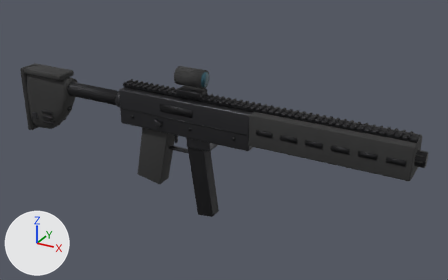
One commit to the glTF model SourceArt/Models/SM_HK416.glb: the scene before it, then after it.
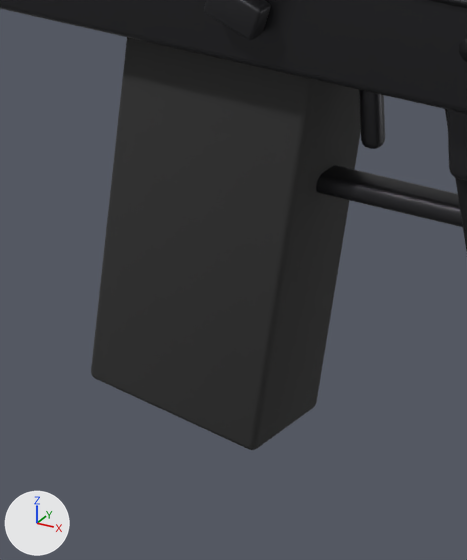
Each version appears first whole from a 50 mm lens placed at (0.62, -0.915, 0.428), pointed at (0.101, 0.029, -0.044), and next in a close-up on the part from 28% to 42% of the width and 44% to 71% of the height. The axes (+X, +Y, +Z) are drawn at lower left. The lights are the same throughout. The last two pictures show the newer version. Vertices at exactly the same position are counted once.

The first close-up shows 'SM_HK416'.
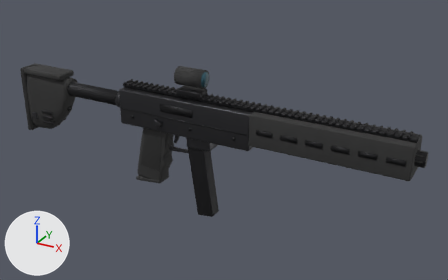
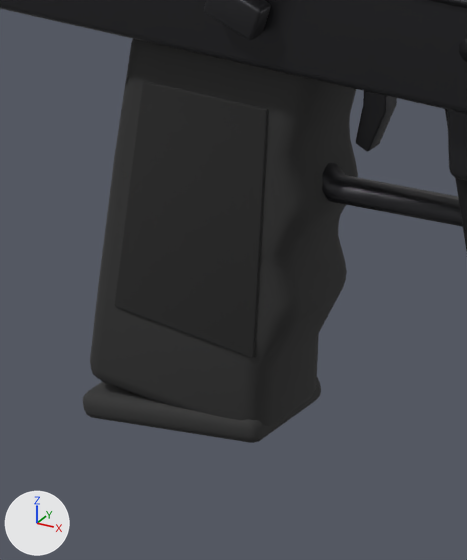
What differs and where, as boxes [x1, y1, x2, y2] in the close-ups (467 x 560 px; the box of a moved part takes in the faces that stretch with it):
'SM_HK416', reshaped
    before: [0, 0, 467, 450]
    after: [0, 0, 467, 443]
part 1 of me_sm_hk416, rebuilt (6% shorter)
    before: [91, 37, 361, 450]
    after: [90, 39, 358, 427]
part 2 of me_sm_hk416, added
    after: [83, 377, 321, 443]
part 3 of me_sm_hk416, added (black)
    after: [114, 81, 268, 358]
part 4 of me_sm_hk416, deleted
    before: [316, 165, 463, 227]
part 5 of me_sm_hk416, moved or reshaped
    before: [359, 90, 385, 149]
    after: [322, 91, 463, 227]

The change, as a diff of the scene's bpy script:
```diff
--- a/SourceArt/Models/SM_HK416.glb.py
+++ b/SourceArt/Models/SM_HK416.glb.py
@@ me_sm_hk416 @@
 # used by ob_sm_hk416; location = (0.0, 0.0, 0.0)
-me_sm_hk416.from_pydata(...)  # 3380 vertices, 6360 faces; spans x -0.36..0.475, y -0.031..0.036, z -0.196..0.097
+me_sm_hk416.from_pydata(...)  # 3660 vertices, 6912 faces; spans x -0.36..0.475, y -0.031..0.036, z -0.196..0.097
+# me_sm_hk416 part 1: the loose piece of 96 vertices spanning x -0.075..0.005, y -0.016..0.016, z -0.15..-0.03 is rebuilt with 216 vertices and now spans x -0.077..0.003, y -0.016..0.016, z -0.147..-0.03
+# me_sm_hk416 part 2: a new loose piece of 96 vertices spanning x -0.078..-0.018, y -0.017..0.017, z -0.153..-0.139, in mat_m_blackpolymer (dark grey #303030)
+# me_sm_hk416 part 3: a new loose piece of 96 vertices spanning x -0.064..-0.01, y -0.017..-0.015, z -0.12..-0.045, in mat_m_rubber (black #272727)
+# me_sm_hk416 part 4: the loose piece of 96 vertices spanning x -0.02..0.05, y -0.005..0.005, z -0.073..-0.067 is deleted
+# me_sm_hk416 part 5: 2 vertices moved within x 0.012, y -0.002..0.002, z -0.057; 188 vertices removed from x 0.009..0.051, y -0.005..0.005, z -0.07..-0.03; 156 vertices added at x -0.014..0.057, y -0.005..0.005, z -0.075..-0.027
+# other edits to the shape of me_sm_hk416 do not show in these pictures
 me_sm_hk416.materials.append(mat_m_steel)
```
